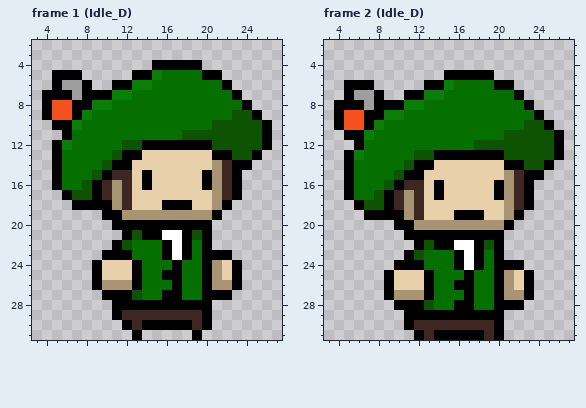
Two states of a pixel-art file, Assets/Sprites/Aseprite/Bard.aseprite. Above, as it was before the edit.
32x32 pixels, 2 frames. Shown: frame 1 (Idle_D): x 3..27, y 2..31; frame 2 (Idle_D): x 3..27, y 2..31. The commit also changed other frames, which this record leaves out.
After:
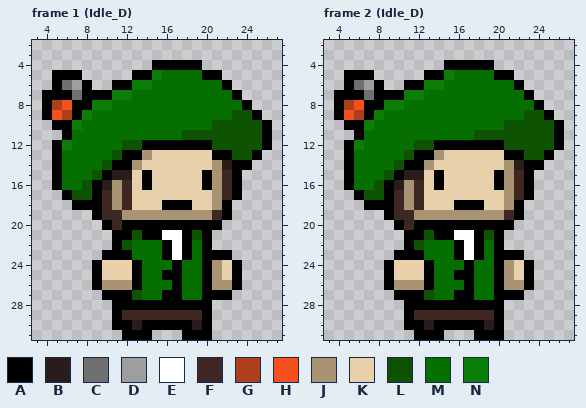
Palette (. is transparent): A #000000  B #291d1b  C #707070  D #9e9e9e  E #ffffff  F #3e2723  G #ad3f1c  H #f4511e  J #a89473  K #e8d0aa  L #0d5302  M #056f00  N #0a7e07
From old to new:
Frame 1 (Idle_D), layer "Layer 1":
y 6: x 6 D -> C
y 7: x 7 D -> C
y 8: x 5 H -> G
y 9: x 6 H -> G
y 13: x 14 K -> J
y 14: x 13 K -> J; x 22 F -> B
y 15: x 11..12 FF -> BB
y 16: x 10 F -> B
y 18: x 10 A -> F
y 19: x 9..11 .AA -> AFF; x 21..22 A. -> FA
y 20: x 10..11 .A -> AF; x 21 . -> A
y 21: x 11 . -> A
y 30: x 11 . -> A; x 13 F -> B; x 19 F -> B
y 31: x 12 . -> A; x 14 . -> A; x 18 . -> A; x 20 . -> A
Frame 2 (Idle_D), layer "Layer 1":
y 4: x 15..19 ..... -> AAAAA
y 5: x 5..7 ... -> AAA; x 13..21 ..AAAAA.. -> AANMMMMAA
y 6: x 6..8 AA. -> CDA; x 11..15 ..AAN -> AANNM; x 20..22 AA. -> MMA
y 7: x 4 . -> A; x 6..7 DD -> AC; x 9..14 ..AANN -> AANNMM; x 22..23 A. -> MA
y 8: x 5..7 AAD -> GHA; x 9..12 AANN -> NNMM; x 23..24 A. -> MA
y 9: x 6 H -> G; x 8..10 ANN -> NMM; x 23..25 MA. -> LLA
y 10: x 4..8 AHHAN -> .AANM; x 21..22 MM -> LL; x 25..26 A. -> LA
y 11: x 5 A -> .; x 7 N -> M; x 18..20 MMM -> LLL
y 12: x 5..6 .A -> AN; x 12..20 MMMMMMLLL -> LLAAAAAAA
y 13: x 6 N -> M; x 11..22 MLLAAAAAAALL -> LAAJKKKKKKAA; x 25..26 LA -> A.
y 14: x 10..11 ML -> LA; x 13 A -> J; x 21..25 AALLA -> JBAA.
y 15: x 9..12 MLAA -> LABB; x 14 K -> A; x 20 K -> A; x 24 A -> .
y 16: x 8..11 MLAF -> LABJ
y 17: x 5..7 AMM -> .AL; x 14 A -> K; x 20 A -> K
y 18: x 6..8 ALL -> .AA; x 16..18 KKK -> AAA; x 22..23 FA -> A.
y 19: x 7..8 AA -> ..; x 10..21 AJFKKKAAAKKJ -> FFJJJJJJJJJF
y 20: x 11..20 AJJJJJJJJJ -> FAAAAAAAAA
y 21: x 13 A -> L; x 16..17 AA -> EE; x 19 A -> L
y 22: x 11..16 .ALAAE -> ALMMMA; x 19 L -> M
y 23: x 10 . -> A; x 12 L -> A; x 21..22 .. -> AA
y 24: x 9..13 .AAAM -> AKKKA; x 16..18 AEA -> MAM; x 21..23 AA. -> JKA
y 25: x 16 M -> A
y 26: x 10..12 KKK -> JJJ; x 16 A -> M; x 22 K -> J
y 27: x 9..13 AJJJA -> .AAAL; x 16 M -> A; x 21..23 JJA -> AA.
y 28: x 10 A -> .; x 13..15 LMM -> AAA; x 18..19 MM -> AA; x 21..22 AA -> ..
y 29: x 12..19 AAAAAAAA -> FFFFFFFF
y 30: x 12..19 FFFFFFFF -> ABAAAAAB
y 31: x 13 F -> A; x 15..17 AAA -> ...; x 19 F -> A
Changed places in both pictures, as pixel boxes (x1, y1, x2, y2):
changed: (52, 80, 82, 120)
changed: (92, 150, 152, 240)
changed: (212, 160, 232, 230)
changed: (112, 320, 152, 340)
changed: (182, 320, 212, 340)
changed: (334, 60, 564, 340)
